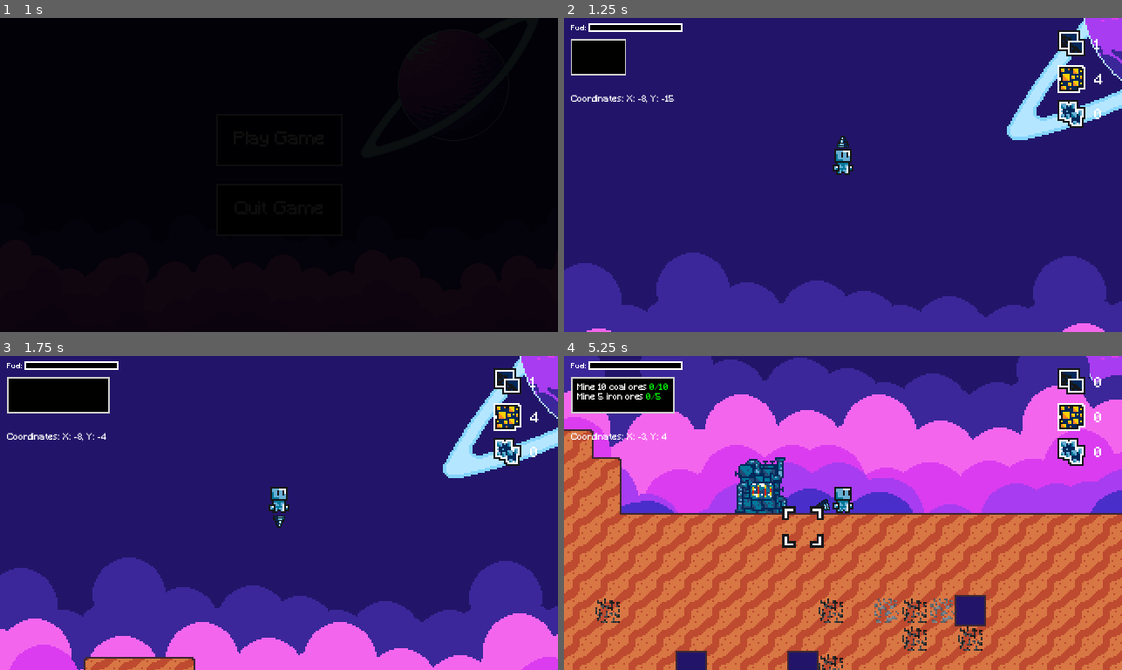
Above: before the commit, frames 1-4 (two rows, left to right).
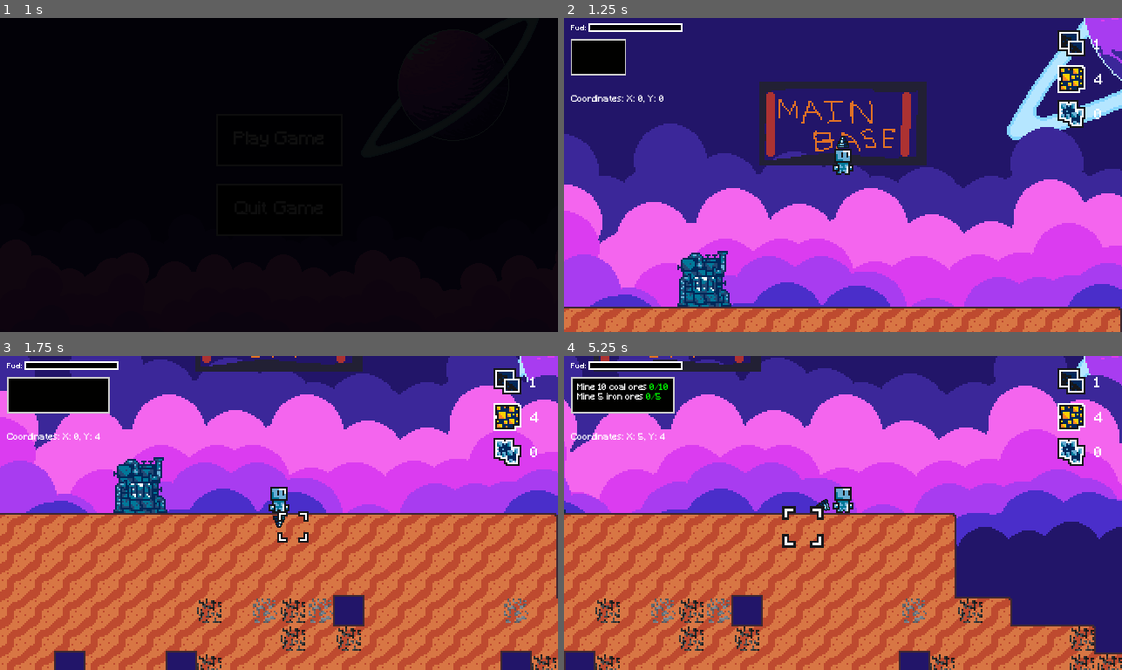
Above: after the commit, the same moments.

Repository: Renan-G-projec/A-Journey-Of-A-Robot
Game: Godot game, scene res://scenes/ui/menu.tscn
Two runs of this game, one before a commit and one after it. Both use one fixed random seed, a clock stepped at 60 frames per second and the inputs below. The engine's default icon, where the game draws it, is replaced by a stand-in: a white triangle on a blue panel in a dark square.
Inputs (mouse positions are in pixels of both pictures, inside the frame that each line leads up to):
- Up to frame 1 (1 s): click "Play Game" at 0.5 s
- Up to frame 2 (1.25 s): no input
- Up to frame 3 (1.75 s): click (279, 513) at 1.25 s, where only the run after the commit has a clickable "Inventory"
- Up to frame 4 (5.25 s): click (843, 513) at 2 s, where only the run after the commit has a clickable "Tech Tree"; click (843, 513) at 2.75 s, where only the run after the commit has a clickable "Buildings"; click (843, 513) at 3.5 s, where only the run after the commit has a clickable "Crafting"; tap Enter at 4.25 s; move the mouse to (625, 393) at 4.27 s; hold D (GoRight) from 4.28 s (still down); tap E (Interact) at 4.35, 5.1 s; click (625, 393) at 4.42 s; tap Up at 4.52 s; move the mouse to (731, 528) at 5.02 s

Frame 1 is identical in both runs. In frame 2, 58% of the frame differs, in the area x 0-100%, y 20-100%; in frame 3, 92%, in the area x 0-100%, y 0-100%; in frame 4, 36%.

Commit message:
feat: Basic MainBase menu added. AMDG

Diff:
--- /dev/null
+++ b/resources/themes/game_theme.tres
@@ -0,0 +1,54 @@
+[gd_resource type="Theme" format=3 uid="uid://c0wedp7dm1avm"]
+
+[ext_resource type="FontFile" uid="uid://crac75pvc8fh1" path="res://fonts/Minecraft.ttf" id="1_5t46v"]
+
+[sub_resource type="StyleBoxEmpty" id="StyleBoxEmpty_5t46v"]
+
+[sub_resource type="StyleBoxFlat" id="StyleBoxFlat_d5i2s"]
+content_margin_left = 8.0
+content_margin_top = 8.0
+content_margin_right = 8.0
+content_margin_bottom = 8.0
+bg_color = Color(0.003921569, 0.003921569, 0.003921569, 0.5921569)
+border_width_left = 1
+border_width_top = 1
+border_width_right = 1
+border_width_bottom = 1
+
+[sub_resource type="StyleBoxFlat" id="StyleBoxFlat_5t46v"]
+bg_color = Color(0.004019165, 0.004019165, 0.004019165, 0.7411765)
+border_width_left = 1
+border_width_top = 1
+border_width_right = 1
+border_width_bottom = 1
+
+[sub_resource type="StyleBoxFlat" id="StyleBoxFlat_0vqx8"]
+content_margin_left = 10.0
+content_margin_top = 10.0
+content_margin_right = 10.0
+content_margin_bottom = 10.0
+bg_color = Color(0.004019165, 0.004019165, 0.004019165, 0.5254902)
+border_width_left = 2
+border_width_top = 2
+border_width_right = 2
+border_width_bottom = 2
+
+[sub_resource type="StyleBoxFlat" id="StyleBoxFlat_tbtn4"]
+bg_color = Color(0.004019165, 0.004019165, 0.004019165, 0.69803923)
+border_width_left = 1
+border_width_top = 1
+border_width_right = 1
+border_width_bottom = 1
+
+[resource]
+default_font_size = 20
+Button/font_sizes/font_size = 20
+Button/fonts/font = ExtResource("1_5t46v")
+Button/styles/focus = SubResource("StyleBoxEmpty_5t46v")
+Button/styles/hover = SubResource("StyleBoxFlat_d5i2s")
+Button/styles/normal = SubResource("StyleBoxFlat_d5i2s")
+Button/styles/pressed = SubResource("StyleBoxFlat_d5i2s")
+Panel/styles/panel = SubResource("StyleBoxFlat_5t46v")
+PanelContainer/styles/panel = SubResource("StyleBoxFlat_0vqx8")
+RichTextLabel/styles/background = SubResource("StyleBoxFlat_tbtn4")
+RichTextLabel/styles/fill = SubResource("StyleBoxFlat_tbtn4")
--- a/scenes/game/main_base.tscn
+++ b/scenes/game/main_base.tscn
@@ -2,7 +2,6 @@
 
 [ext_resource type="Texture2D" uid="uid://coyut8tx0773a" path="res://assets/sprites/mainbase.png" id="1_0vol3"]
 [ext_resource type="Script" uid="uid://0vfpi1drjd1i" path="res://scripts/game/main_base.gd" id="1_7x50c"]
-[ext_resource type="Texture2D" uid="uid://desc4bbpn04mk" path="res://icon.svg" id="3_0mp7v"]
 
 [sub_resource type="RectangleShape2D" id="RectangleShape2D_ocxxs"]
 size = Vector2(112, 56)
@@ -20,10 +19,4 @@
 position = Vector2(0, -28)
 shape = SubResource("RectangleShape2D_ocxxs")
 
-[node name="TechTree" type="PopupMenu" parent="." unique_id=1461047847]
-oversampling_override = 1.0
-initial_position = 1
-size = Vector2i(248, 188)
-item_count = 1
-item_0/icon = ExtResource("3_0mp7v")
-item_0/id = 0
+[connection signal="body_exited" from="Area2D" to="." method="_on_area_2d_body_exited"]
--- a/scenes/game/map.tscn
+++ b/scenes/game/map.tscn
@@ -532,6 +532,6 @@
 tile_set = SubResource("TileSet_gldc4")
 
 [node name="MainBase" parent="." unique_id=699425722 instance=ExtResource("2_2klcf")]
-visible = false
-
-[node name="Spawn" type="Marker2D" parent="." unique_id=1051603631]
+position = Vector2(128, 231)
+
+[node name="Spawn" type="Marker2D" parent="MainBase" unique_id=1051603631]
--- a/scenes/ui/game_ui.tscn
+++ b/scenes/ui/game_ui.tscn
@@ -7,7 +7,7 @@
 [ext_resource type="Resource" uid="uid://ckfnpssy0lsnt" path="res://resources/missions/initial_mission.tres" id="5_bt76a"]
 [ext_resource type="Script" uid="uid://bjxavj7xjt7t4" path="res://scripts/ui/coord_ui.gd" id="6_djwj0"]
 [ext_resource type="FontFile" uid="uid://crac75pvc8fh1" path="res://fonts/Minecraft.ttf" id="6_e0pfi"]
-[ext_resource type="PackedScene" uid="uid://y8oxopog6vr7" path="res://scenes/ui/menu_manager.tscn" id="8_yvtb5"]
+[ext_resource type="PackedScene" uid="uid://y8oxopog6vr7" path="res://scenes/ui/ui_manager.tscn" id="8_yvtb5"]
 
 [node name="GameUI" type="CanvasLayer" unique_id=435670059]
 script = ExtResource("1_u001w")
--- /dev/null
+++ b/scenes/ui/main_base_menu.tscn
@@ -0,0 +1,66 @@
+[gd_scene format=3 uid="uid://y8pmf0omvia6"]
+
+[ext_resource type="StyleBox" uid="uid://ds5og857b17o8" path="res://assets/styles/menu_buttons.tres" id="1_33gd6"]
+[ext_resource type="Script" uid="uid://cpgb2kvtttha5" path="res://scripts/ui/main_base_menu.gd" id="1_g5dfe"]
+[ext_resource type="StyleBox" uid="uid://dfw4s6ixw8gew" path="res://assets/styles/menu_buttons_hover.tres" id="2_g5dfe"]
+
+[node name="MainBaseMenu" type="Control" unique_id=931917098]
+layout_mode = 3
+anchors_preset = 14
+anchor_top = 0.5
+anchor_right = 1.0
+anchor_bottom = 0.5
+grow_horizontal = 2
+grow_vertical = 2
+script = ExtResource("1_g5dfe")
+
+[node name="HBoxContainer" type="HBoxContainer" parent="." unique_id=2071083760]
+layout_mode = 1
+anchors_preset = 8
+anchor_left = 0.5
+anchor_top = 0.5
+anchor_right = 0.5
+anchor_bottom = 0.5
+offset_left = -287.5
+offset_top = -34.0
+offset_right = 287.5
+offset_bottom = 34.0
+grow_horizontal = 2
+grow_vertical = 2
+
+[node name="InventoryButton" type="Button" parent="HBoxContainer" unique_id=165385644]
+layout_mode = 2
+theme_override_font_sizes/font_size = 20
+theme_override_styles/normal = ExtResource("1_33gd6")
+theme_override_styles/pressed = ExtResource("2_g5dfe")
+theme_override_styles/hover = ExtResource("2_g5dfe")
+text = "Inventory"
+
+[node name="TechTreeButton" type="Button" parent="HBoxContainer" unique_id=1038092057]
+layout_mode = 2
+theme_override_font_sizes/font_size = 20
+theme_override_styles/normal = ExtResource("1_33gd6")
+theme_override_styles/pressed = ExtResource("2_g5dfe")
+theme_override_styles/hover = ExtResource("2_g5dfe")
+text = "Tech Tree"
+
+[node name="BuildingsButton" type="Button" parent="HBoxContainer" unique_id=606560543]
+layout_mode = 2
+theme_override_font_sizes/font_size = 20
+theme_override_styles/normal = ExtResource("1_33gd6")
+theme_override_styles/pressed = ExtResource("2_g5dfe")
+theme_override_styles/hover = ExtResource("2_g5dfe")
+text = "Buildings"
+
+[node name="CraftingButton" type="Button" parent="HBoxContainer" unique_id=830777465]
+layout_mode = 2
+theme_override_font_sizes/font_size = 20
+theme_override_styles/normal = ExtResource("1_33gd6")
+theme_override_styles/pressed = ExtResource("2_g5dfe")
+theme_override_styles/hover = ExtResource("2_g5dfe")
+text = "Crafting"
+
+[connection signal="pressed" from="HBoxContainer/InventoryButton" to="." method="_on_inventory_button_pressed"]
+[connection signal="pressed" from="HBoxContainer/TechTreeButton" to="." method="_on_tech_tree_button_pressed"]
+[connection signal="pressed" from="HBoxContainer/BuildingsButton" to="." method="_on_buildings_button_pressed"]
+[connection signal="pressed" from="HBoxContainer/CraftingButton" to="." method="_on_crafting_button_pressed"]
--- a/scenes/ui/menu_manager.tscn
+++ /dev/null
@@ -1,35 +0,0 @@
-[gd_scene format=3 uid="uid://y8oxopog6vr7"]
-
-[ext_resource type="Script" uid="uid://815utf3xu0mx" path="res://scripts/ui/menu_manager.gd" id="1_bg225"]
-[ext_resource type="StyleBox" uid="uid://c6o0fad7w7b23" path="res://assets/styles/black_panel_ui.tres" id="1_o1m80"]
-
-[node name="MenuManager" type="Control" unique_id=1331567166]
-layout_mode = 3
-anchors_preset = 15
-anchor_right = 1.0
-anchor_bottom = 1.0
-grow_horizontal = 2
-grow_vertical = 2
-script = ExtResource("1_bg225")
-overlay_step = 0.2
-
-[node name="ColorRect" type="ColorRect" parent="." unique_id=182698967]
-layout_mode = 1
-anchors_preset = 15
-anchor_right = 1.0
-anchor_bottom = 1.0
-grow_horizontal = 2
-grow_vertical = 2
-color = Color(0, 0, 0, 0.3882353)
-
-[node name="MenuPanel" type="Panel" parent="." unique_id=564312880]
-layout_mode = 1
-anchors_preset = 15
-anchor_right = 1.0
-anchor_bottom = 1.0
-grow_horizontal = 2
-grow_vertical = 2
-scale = Vector2(0.8, 0.8)
-pivot_offset = Vector2(320, 180)
-theme_override_styles/panel = ExtResource("1_o1m80")
-metadata/_edit_group_ = true
--- /dev/null
+++ b/scenes/ui/ui_manager.tscn
@@ -0,0 +1,42 @@
+[gd_scene format=3 uid="uid://y8oxopog6vr7"]
+
+[ext_resource type="Script" uid="uid://815utf3xu0mx" path="res://scripts/ui/menu_manager.gd" id="1_fypb7"]
+[ext_resource type="StyleBox" uid="uid://c6o0fad7w7b23" path="res://assets/styles/black_panel_ui.tres" id="2_b2463"]
+[ext_resource type="PackedScene" uid="uid://y8pmf0omvia6" path="res://scenes/ui/main_base_menu.tscn" id="3_b2463"]
+
+[node name="UiManager" type="Control" unique_id=1331567166 node_paths=PackedStringArray("menus")]
+layout_mode = 3
+anchors_preset = 15
+anchor_right = 1.0
+anchor_bottom = 1.0
+grow_horizontal = 2
+grow_vertical = 2
+script = ExtResource("1_fypb7")
+overlay_step = 0.2
+menus = {
+0: NodePath("MenuPanel/MainBaseMenu")
+}
+
+[node name="ColorRect" type="ColorRect" parent="." unique_id=182698967]
+layout_mode = 1
+anchors_preset = 15
+anchor_right = 1.0
+anchor_bottom = 1.0
+grow_horizontal = 2
+grow_vertical = 2
+color = Color(0, 0, 0, 0.3882353)
+
+[node name="MenuPanel" type="Panel" parent="." unique_id=564312880]
+layout_mode = 1
+anchors_preset = 15
+anchor_right = 1.0
+anchor_bottom = 1.0
+grow_horizontal = 2
+grow_vertical = 2
+scale = Vector2(0.8, 0.8)
+pivot_offset = Vector2(320, 180)
+theme_override_styles/panel = ExtResource("2_b2463")
+metadata/_edit_group_ = true
+
+[node name="MainBaseMenu" parent="MenuPanel" unique_id=931917098 instance=ExtResource("3_b2463")]
+layout_mode = 1
--- a/scripts/game/event_bus.gd
+++ b/scripts/game/event_bus.gd
@@ -3,8 +3,10 @@
 # This script is for defining global events without chaining everything up
 
 enum MenuType {
+	MAINBASE,
 	TECH_TREE,
 	PAUSE
 }
 
 signal request_open_menu(type: MenuType)
+signal request_close_menu()
--- a/scripts/game/main_base.gd
+++ b/scripts/game/main_base.gd
@@ -1,13 +1,16 @@
 class_name MainBase
 extends Node2D
 
-@onready var techtree_ui: PopupMenu = $TechTree
 @onready var interact_area: Area2D = $Area2D
 
 func _process(delta: float) -> void:
 	# The area bitmask is setted to the player. So we can just check if have some as only the player have the collision layer expected to be 1
 	if interact_area.has_overlapping_bodies():
 		if Input.is_action_just_pressed("Interact"):
-			techtree_ui.visible = !techtree_ui.visible
-	else:
-		techtree_ui.hide()
+			EventBus.request_open_menu.emit(EventBus.MenuType.MAINBASE)
+
+
+
+func _on_area_2d_body_exited(body: Node2D) -> void:
+	if body is Player:
+		EventBus.request_close_menu.emit()
--- a/scripts/game/map.gd
+++ b/scripts/game/map.gd
@@ -3,7 +3,7 @@
 extends Node2D
 
 @export var player: Player
-@onready var spawn: Marker2D = $Spawn
+@onready var spawn: Marker2D = $MainBase/Spawn
 @onready var layer: TileMapLayer = $PlanetLayer1
 @onready var ore: TileMapLayer = $OreLayer1
 
@@ -66,7 +66,7 @@
 	generateMap()
 	if player and spawn:
 		player.global_position = spawn.global_position
-	# create_mainbase()
+		mainbase.global_position = spawn.global_position
 
 # The root function, which starts the game
 func generateMap() -> void:
@@ -238,12 +238,3 @@
 		2:
 			return copper
 	return null
-
-# Creates the mainbase itself
-func create_mainbase() -> void:
-	var start_x: int = (world_width/2)
-	var start_y: int = top_wall + 1
-
-	mainbase.position.x = start_x * layer.tile_set.tile_size.x
-	mainbase.position.y = start_y * layer.tile_set.tile_size.y
-	print(mainbase.position)
--- /dev/null
+++ b/scripts/ui/main_base_menu.gd
@@ -0,0 +1,17 @@
+# Ad Maiorem Dei Gloriam!
+extends Control
+
+func _on_inventory_button_pressed() -> void:
+	EventBus.request_open_menu.emit(EventBus.MenuType.PAUSE)
+
+
+func _on_tech_tree_button_pressed() -> void:
+	EventBus.request_open_menu.emit(EventBus.MenuType.TECH_TREE)
+
+
+func _on_buildings_button_pressed() -> void:
+	EventBus.request_open_menu.emit(EventBus.MenuType.PAUSE)
+
+
+func _on_crafting_button_pressed() -> void:
+	EventBus.request_open_menu.emit(EventBus.MenuType.PAUSE)
--- a/scripts/ui/menu_manager.gd
+++ b/scripts/ui/menu_manager.gd
@@ -19,18 +19,22 @@
 
 var state: MenuState = MenuState.CLOSED
 
+@export var menus: Dictionary[EventBus.MenuType, Control]
+
 func _ready() -> void:
 	overlay.color.a = 0.0
 	panel.scale.x = 0.0
 	EventBus.request_open_menu.connect(_on_menu_requested)
+	EventBus.request_close_menu.connect(_on_menu_close_requested)
 
 func _on_menu_requested(type: EventBus.MenuType) -> void:
-	match type:
-		EventBus.MenuType.PAUSE:
-			if state == MenuState.CLOSED:
-				open_menu()
-			else:
-				close_menu()
+	if state != MenuState.OPEN:
+		open_menu()
+	set_current_menu(type)
+
+func _on_menu_close_requested() -> void:
+	close_menu()
+
 
 func _process(_delta: float) -> void:
 	match state:
@@ -55,3 +59,7 @@
 
 func close_menu() -> void:
 	state = MenuState.CLOSING
+
+func set_current_menu(type: EventBus.MenuType) -> void:
+	for menu in menus:
+		menus[menu].visible = menu == type
--- a/scripts/ui/mission_ui.gd
+++ b/scripts/ui/mission_ui.gd
@@ -14,6 +14,7 @@
 
 func _ready() -> void:
 	scale.x = 0
+	update_text()
 
 func display() -> void:
 	growing = true
Not shown, added: scripts/ui/main_base_menu.gd.uid
